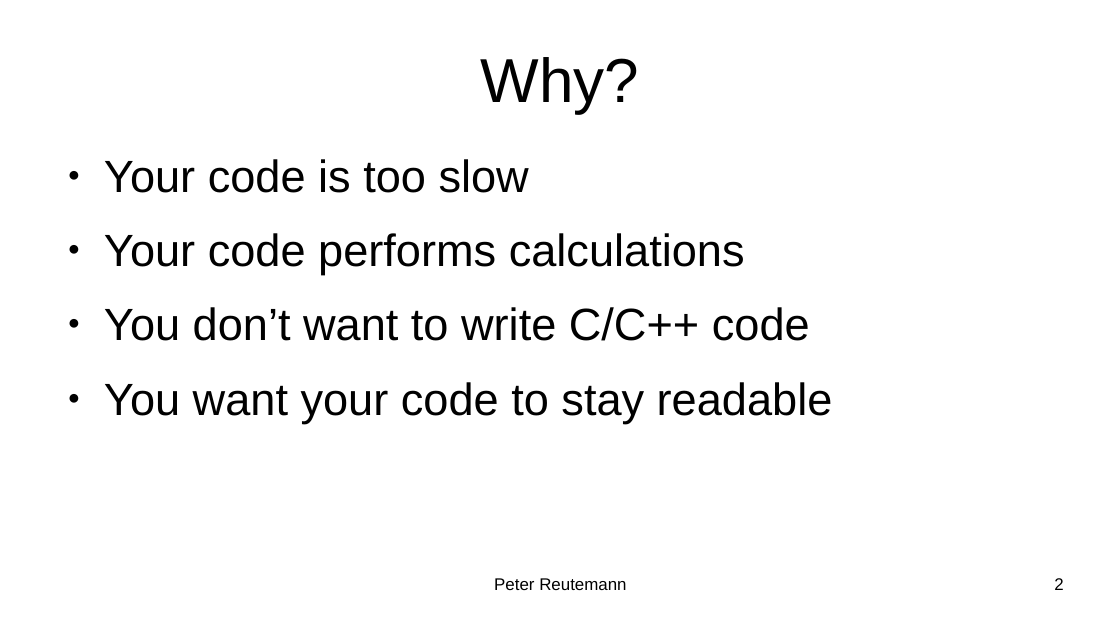
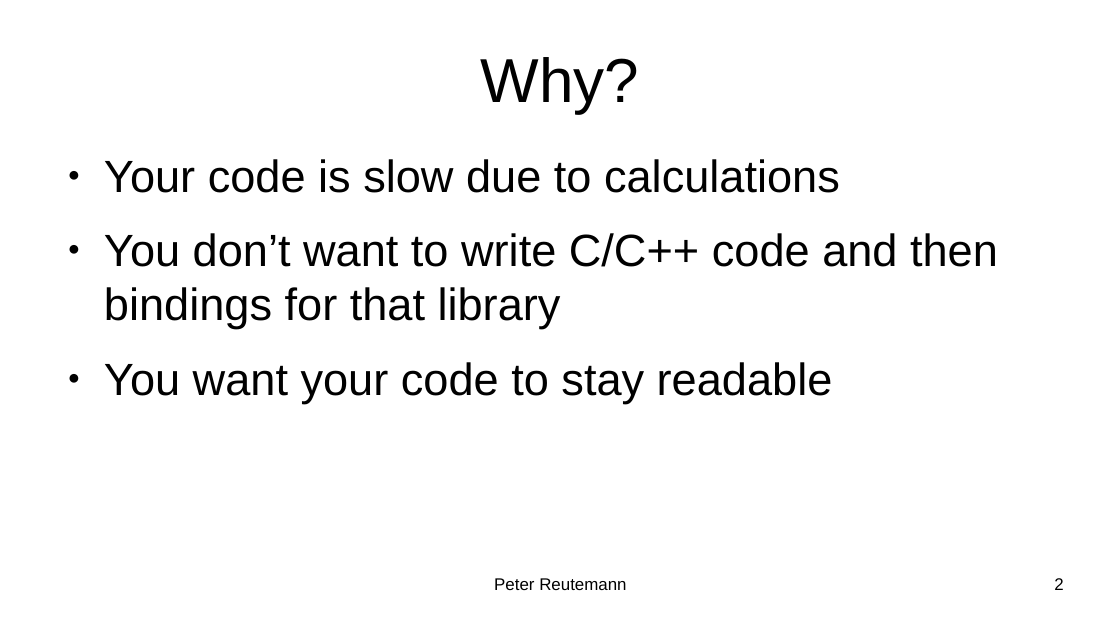
Before and after one commit to HamPUG/meetings, a slide deck: slide 2 of 2021/2021-08-09/cython/cython.odp. Drawn at 1120x630 pixels with LibreOffice and Linux fonts; fonts in the diff are those of the drawing. Boxes give left, top, right and bottom in pixels: in the first picture for what was removed or moved away, otherwise in the second. Text is boxed around its words. In the diff, an @@ line names an element or a change of style, - is before the commit and + after.

Commit message:
tweaked presentation

```diff
--- a/2021/2021-08-09/cython/cython.odp
+++ b/2021/2021-08-09/cython/cython.odp
@@ text at [104,159,998,329]: text changed @@
-● Your code is too slow
-● Your code performs calculations
-● You don’t want to write C/C++ code
+● Your code is slow due to calculations
+● You don’t want to write C/C++ code and then bindings for that library
```
Also in this commit, not shown: 1 other slide changed, 1 slide added, 1 other file.
